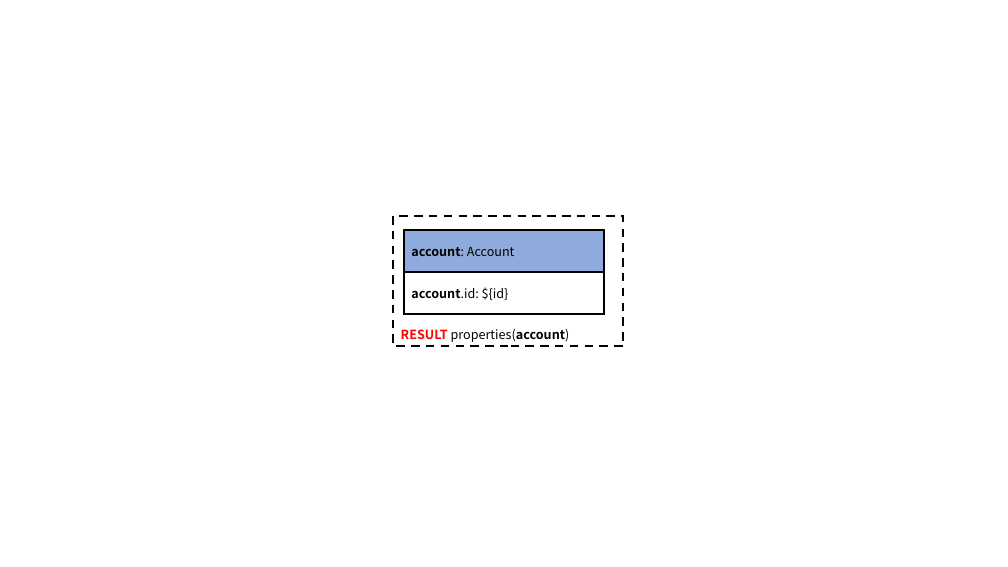
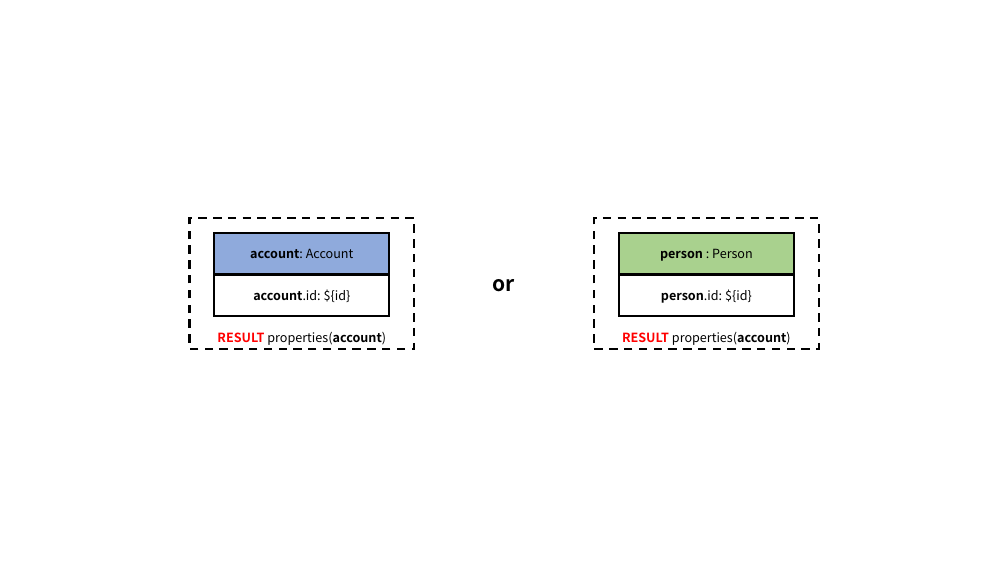
Before and after one commit to ldbc/ldbc_finbench_docs, a slide deck: slide 1 of patterns/transaction-simple-read.pptx. Drawn at 1008x567 pixels with LibreOffice and Linux fonts; fonts in the diff are those of the drawing. Boxes give left, top, right and bottom in pixels: in the first picture for what was removed or moved away, otherwise in the second. Text is boxed around its words. In the diff, an @@ line names an element or a change of style, - is before the commit and + after.

```diff
--- a/patterns/transaction-simple-read.pptx
+++ b/patterns/transaction-simple-read.pptx
@@ rectangle "RESULT properties(account)": place and size @@
-rectangle "RESULT properties(account)" at (393, 216, 623, 346)
+rectangle "RESULT properties(account)" at (190, 219, 414, 349)
@@ rectangle "RESULT properties(account)" at (190, 219, 414, 349): alignment left to centre @@
@@ rectangle "account: Account" at (215, 233, 389, 274): alignment left to centre @@
@@ rectangle "account: Account": place and size @@
-rectangle "account: Account" at (404, 231, 604, 272)
+rectangle "account: Account" at (215, 233, 389, 274)
@@ group added at (215, 219, 819, 349): 3 rectangles, 1 text @@
+account.id: ${id}
+person : Person
+RESULT properties(account)
+or
@@ rectangle "person.id: ${id}": place and size @@
-rectangle "person.id: ${id}" at (404, 272, 604, 314)
+rectangle "person.id: ${id}" at (619, 274, 794, 316)
@@ text in rectangle at (661, 289, 752, 303): text changed @@
-account.id: ${id}
+person.id: ${id}
```
Also in this commit, not shown: 25 other files.
